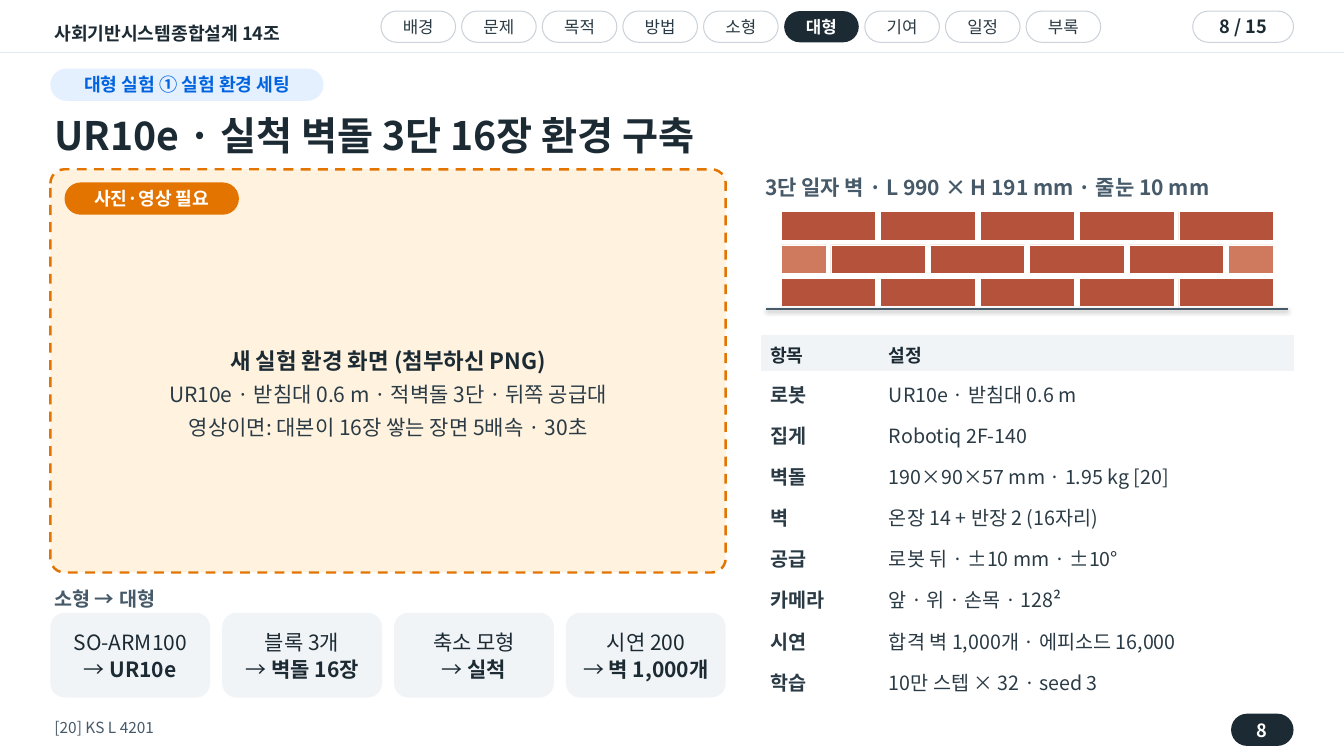
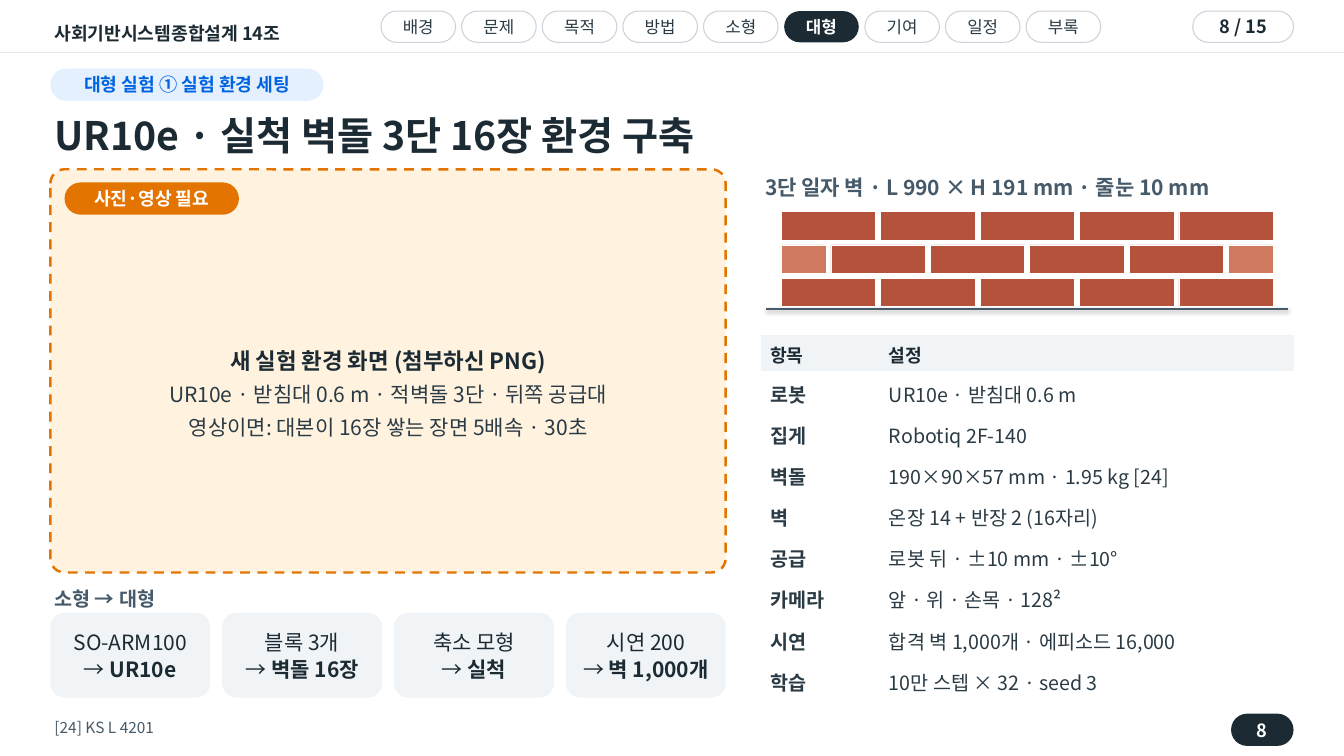
Before and after one commit to wonyoungjacob/masonry-IL-capstone, a slide deck: slide 8 of 01_사기설/진행보고/14조_진행회의_20261019.pptx. Drawn at 1344x756 pixels with LibreOffice and Linux fonts; fonts in the diff are those of the drawing. Boxes give left, top, right and bottom in pixels: in the first picture for what was removed or moved away, otherwise in the second. Text is boxed around its words. In the diff, an @@ line names an element or a change of style, - is before the commit and + after.

```diff
--- a/01_사기설/진행보고/14조_진행회의_20261019.pptx
+++ b/01_사기설/진행보고/14조_진행회의_20261019.pptx
@@ table at (x1=761, y1=335, x2=1294, y2=701) @@
-row 4, column 2: 190×90×57 mm · 1.95 kg [20]
+row 4, column 2: 190×90×57 mm · 1.95 kg [24]
@@ text at (x1=54, y1=721, x2=154, y2=736): text changed @@
-[20] KS L 4201
+[24] KS L 4201
```
Also in this commit, not shown: 5 other slides changed, 1 slide added, 1 slide removed, 3 other files.
